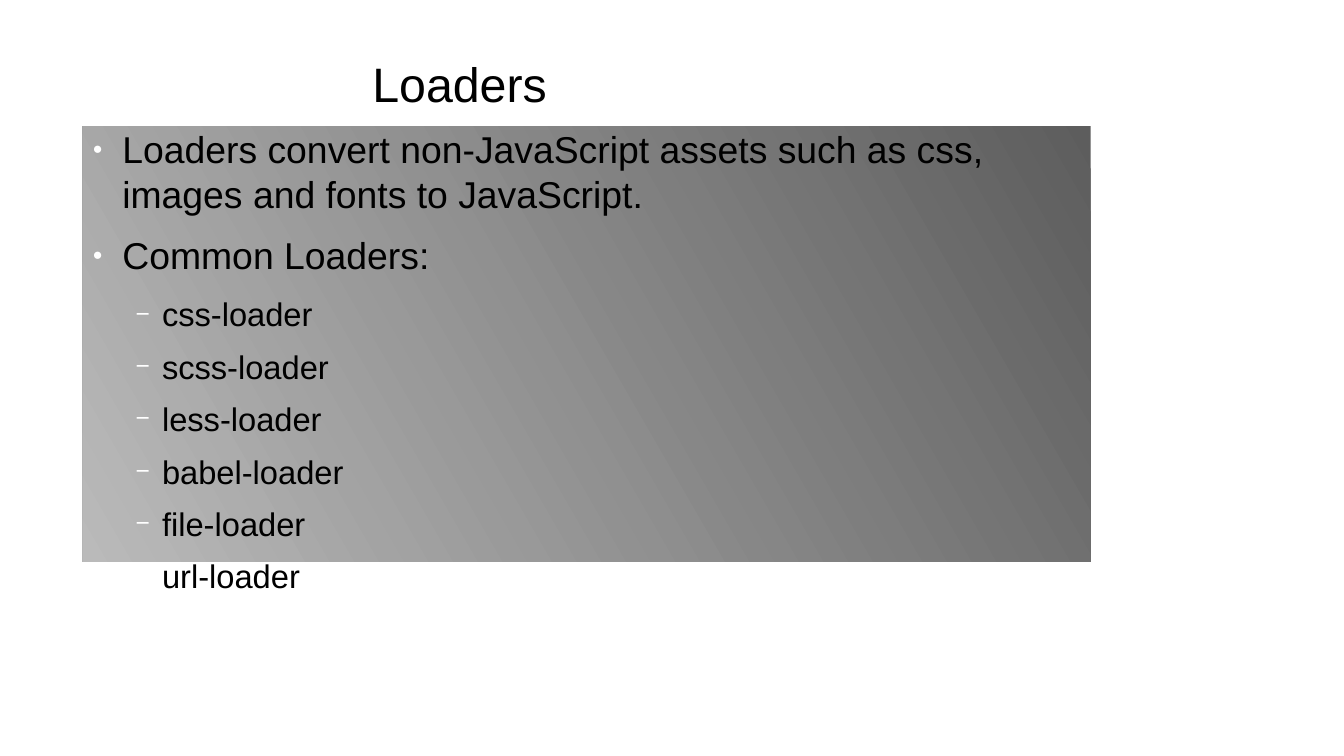
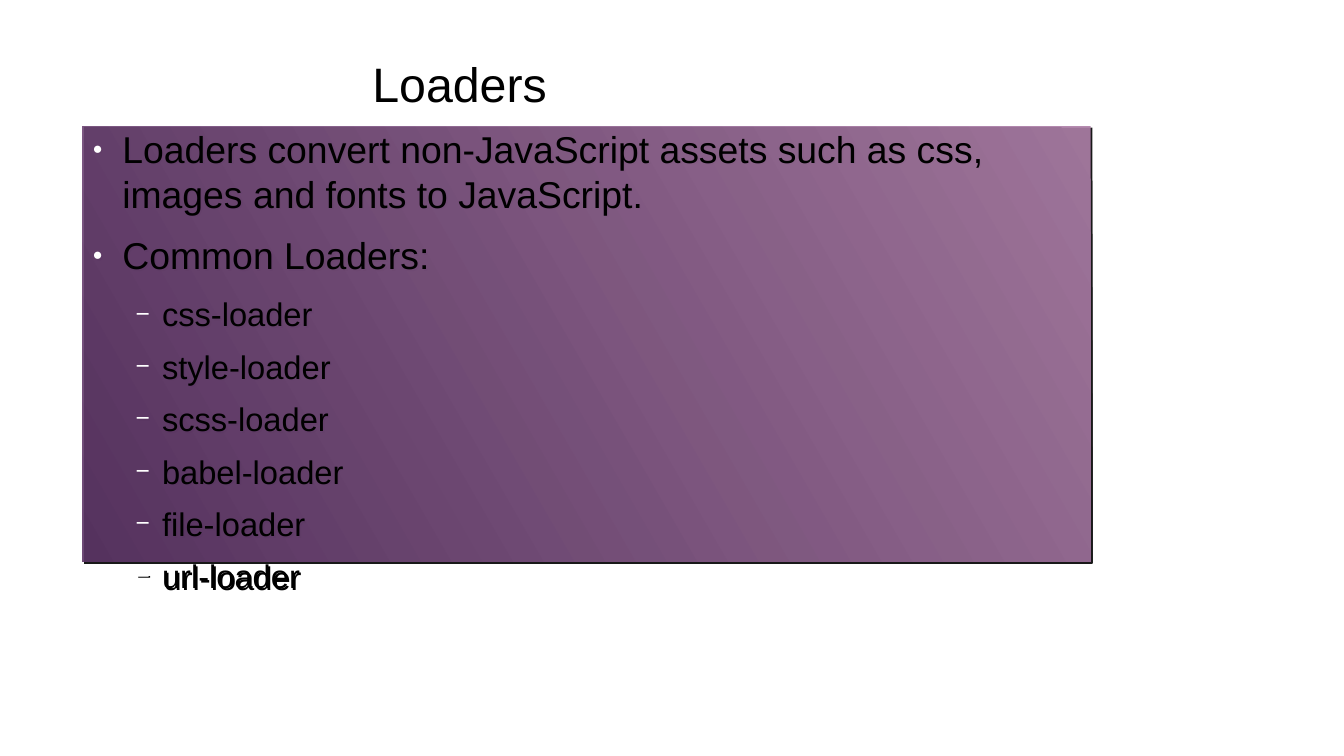
Before and after one commit to gharley/webpack-presi, a slide deck: slide 6 of webpack.odp. Drawn at 1344x756 pixels with LibreOffice and Linux fonts; fonts in the diff are those of the drawing; background and template pictures are left out. Boxes give left, top, right and bottom in pixels: in the first picture for what was removed or moved away, otherwise in the second. Text is boxed around its words. In the diff, an @@ line names an element or a change of style, - is before the commit and + after.

```diff
--- a/webpack.odp
+++ b/webpack.odp
@@ text "Loaders convert non-JavaScript assets such ..." at <box>82,126,1090,570</box>: fill gradient #4C4C4C to #B3B3B3 to gradient #AD7FA8 to #5C3566; shadow on @@
@@ text at <box>162,355,331,385</box>: paragraph added @@
+  − style-loader
@@ text at <box>162,407,322,432</box>: paragraph removed @@
-  − less-loader
```
Also in this commit, not shown: 7 other slides changed, 5 other files.
